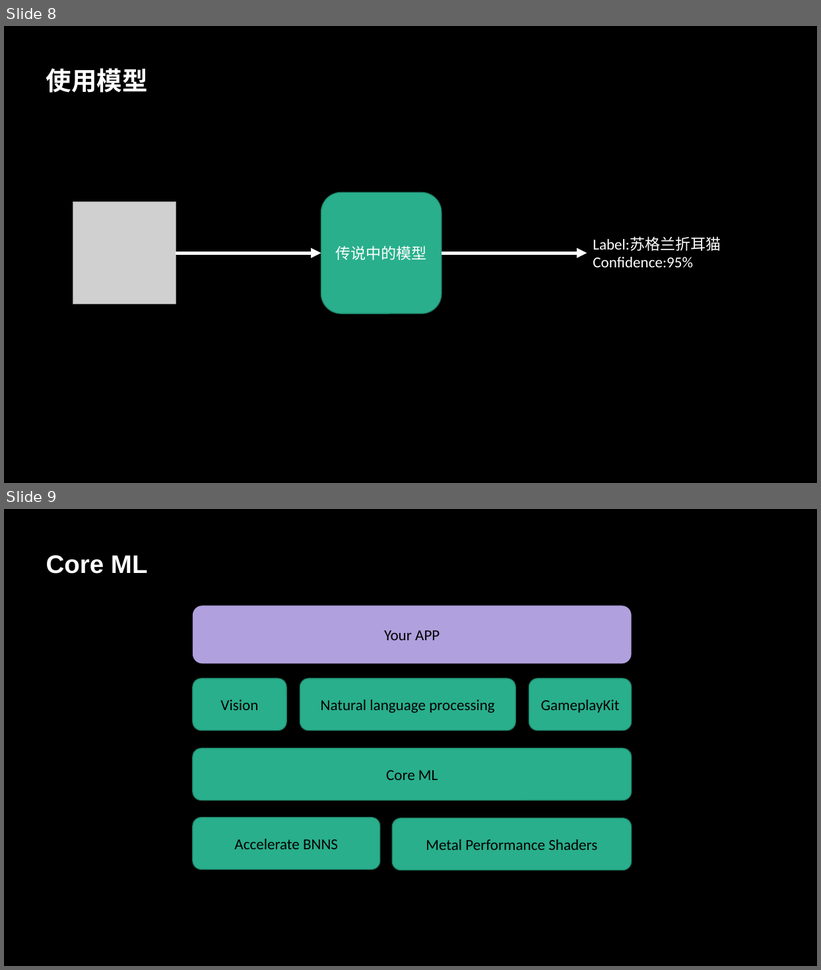
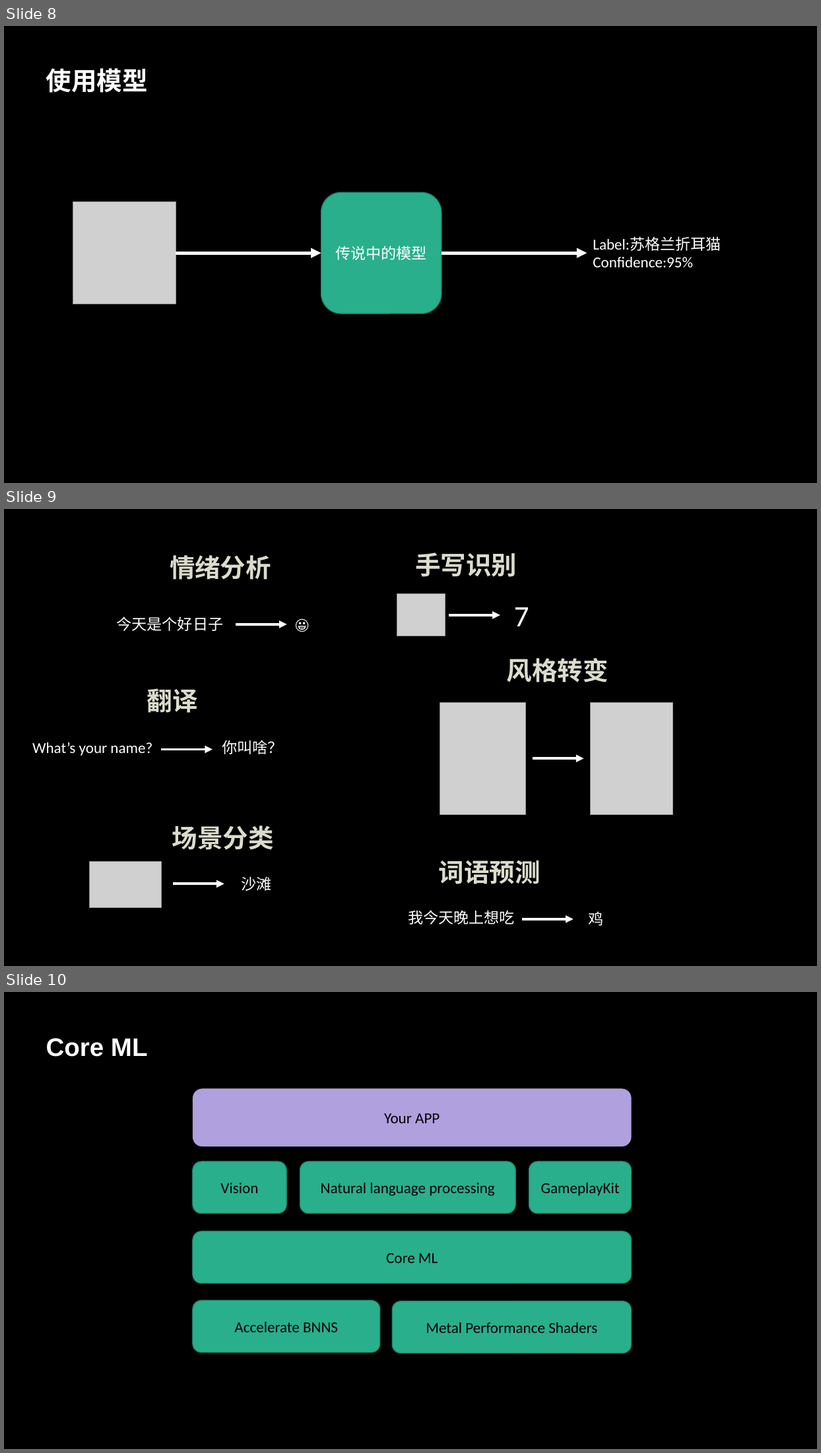
Before and after one commit to GuanyiLL/Study, a slide deck: Swift/CoreMLResearching/CoreML.pptx. Shown one above the other, each under a label of ours: slides 8 and 9 before the commit, slides 8, 9 and 10 after it. The pictures are 821x970 and 821x1453 pixels, drawn with LibreOffice and Linux fonts; fonts in the diff are those of the drawing; grey boxes stand for pictures. Boxes give left, top, right and bottom in pixels: in the first picture for what was removed or moved away, otherwise in the second. Text is boxed around its words. In the diff, an @@ line names an element or a change of style, - is before the commit and + after.

```diff
--- a/Swift/CoreMLResearching/CoreML.pptx
+++ b/Swift/CoreMLResearching/CoreML.pptx
@@ slide 9 added at (4, 509, 817, 966), background #000000 @@
@@ text added at (170, 555, 271, 580), 30 pt, text #DCDCCD, bold @@
+情绪分析
@@ text added at (415, 553, 517, 577), 30 pt, text #DCDCCD, bold @@
+手写识别
@@ picture added at (397, 593, 445, 636) @@
@@ text added at (514, 607, 529, 626), 35 pt, text #FFFFFF @@
+7
@@ text added at (117, 617, 224, 631), 18 pt, text #FFFFFF @@
+今天是个好日子
@@ arrow added from (236, 625) to (287, 625), #FFFFFF 3 pt @@
@@ text added at (290, 612, 316, 636), 18 pt, text #FFFFFF @@
+😀
@@ arrow added from (450, 615) to (500, 615), #FFFFFF 3 pt @@
@@ text added at (507, 658, 609, 683), 30 pt, text #DCDCCD, bold @@
+风格转变
@@ text added at (147, 689, 198, 713), 30 pt, text #DCDCCD, bold @@
+翻译
@@ picture added at (440, 703, 525, 815) @@
@@ picture added at (591, 703, 673, 815) @@
@@ text added at (32, 743, 152, 756), 18 pt, text #FFFFFF @@
+What’s your name?
@@ text added at (222, 740, 283, 755), 18 pt, text #FFFFFF @@
+你叫啥？
@@ arrow added from (161, 749) to (213, 749), #FFFFFF 3 pt @@
@@ arrow added from (533, 758) to (584, 758), #FFFFFF 3 pt @@
@@ text added at (172, 826, 274, 850), 30 pt, text #DCDCCD, bold @@
+场景分类
@@ picture added at (89, 862, 161, 908) @@
@@ text added at (439, 861, 541, 885), 30 pt, text #DCDCCD, bold @@
+词语预测
@@ arrow added from (173, 884) to (224, 884), #FFFFFF 3 pt @@
@@ text added at (242, 877, 272, 891), 18 pt, text #FFFFFF @@
+沙滩
@@ text added at (408, 910, 515, 925), 18 pt, text #FFFFFF @@
+我今天晚上想吃
@@ arrow added from (523, 920) to (574, 920), #FFFFFF 3 pt @@
@@ text added at (588, 912, 603, 926), 18 pt, text #FFFFFF @@
+鸡
@@ what was slide 9 is now slide 10 @@
```
Also in this commit, not shown: 1 slide changed.
